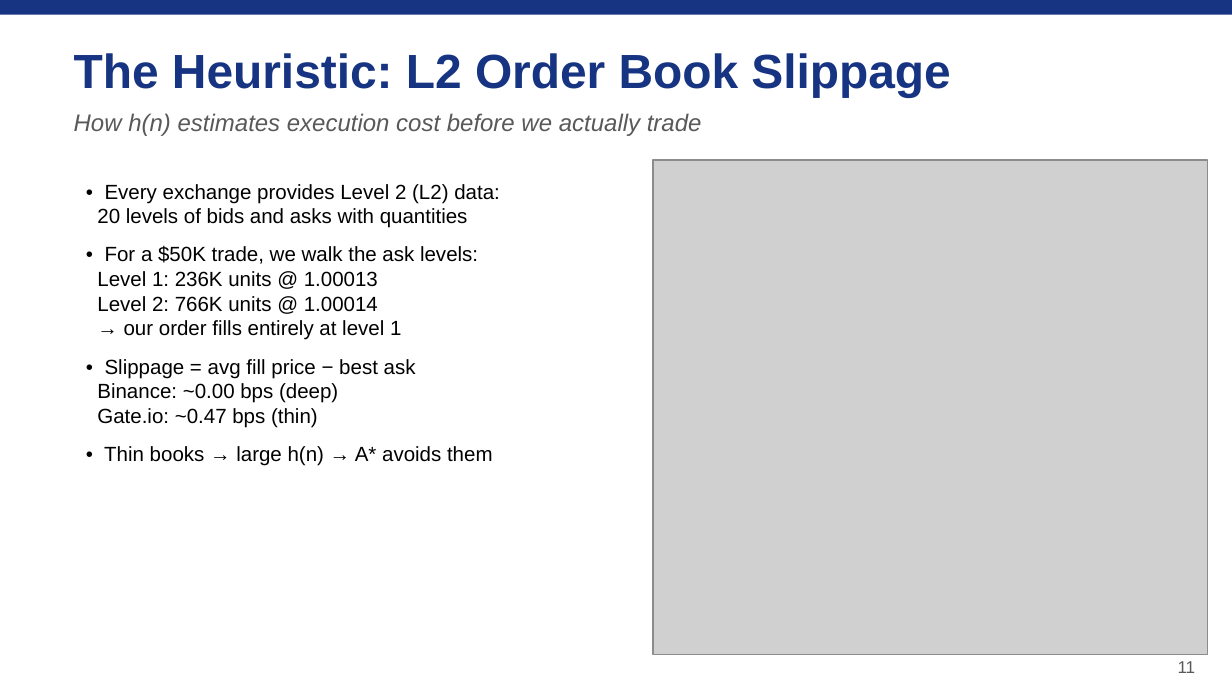
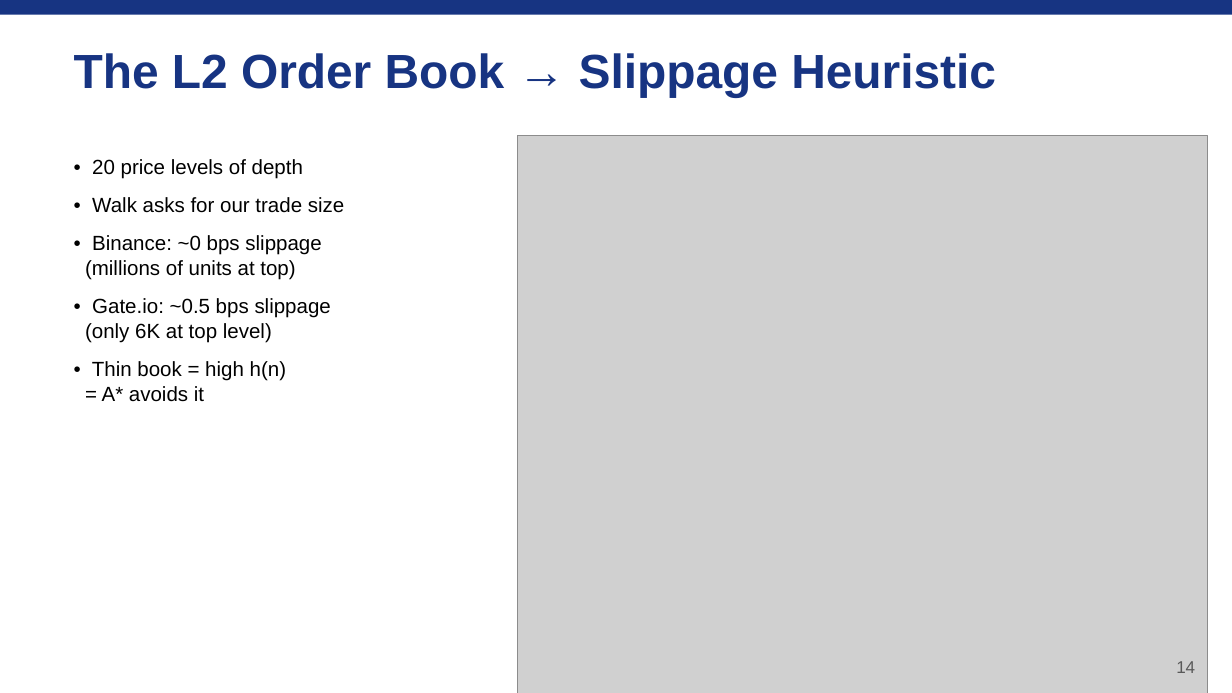
Before and after one commit to kevinl03/Stablecoin-CrossExchange-Arbitrage, a slide deck: slide 14 of astar_arbitrage_deck.pptx (slide 11 before the commit). Drawn at 1232x693 pixels with LibreOffice and Linux fonts; fonts in the diff are those of the drawing; grey boxes stand for pictures. Boxes give left, top, right and bottom in pixels: in the first picture for what was removed or moved away, otherwise in the second. Text is boxed around its words. In the diff, an @@ line names an element or a change of style, - is before the commit and + after.

Commit message:
fix: Less text, more visuals, larger demo frames in deck
- Split crypto/stablecoins into card-based visual layouts
- Added pegging mechanisms slide (fiat-backed, over-collat, algo)
- Arbitrage slide uses price cards + arrow instead of bullet wall
- Demo frames now 5 slides at near-full-bleed (9.5in wide)
- Reduced bullet count to 3-5 per slide max

```diff
--- a/astar_arbitrage_deck.pptx
+++ b/astar_arbitrage_deck.pptx
@@ text at (74, 53, 996, 97): text changed @@
-The Heuristic: L2 Order Book Slippage
+The L2 Order Book → Slippage Heuristic
@@ text removed at (74, 113, 702, 136) @@
-How h(n) estimates execution cost before we actually trade
@@ picture: place and size @@
-picture at (653, 160, 1207, 655)
+picture at (517, 136, 1207, 693)
@@ text at (85, 159, 344, 402): text changed @@
-• Every exchange provides Level 2 (L2) data:
-20 levels of bids and asks with quantities
-• For a $50K trade, we walk the ask levels:
-Level 1: 236K units @ 1.00013
-Level 2: 766K units @ 1.00014
-→ our order fills entirely at level 1
-• Slippage = avg fill price − best ask
-Binance: ~0.00 bps (deep)
-Gate.io: ~0.47 bps (thin)
-• Thin books → large h(n) → A* avoids them
+• 20 price levels of depth
+• Walk asks for our trade size
+• Binance: ~0 bps slippage
+(millions of units at top)
+• Gate.io: ~0.5 bps slippage
+(only 6K at top level)
+• Thin book = high h(n)
+= A* avoids it
@@ text at (1176, 661, 1195, 673): text changed @@
-11
+14
```
Also in this commit, not shown: 6 other slides changed, 7 slides added, 4 slides removed, 1 other file.
